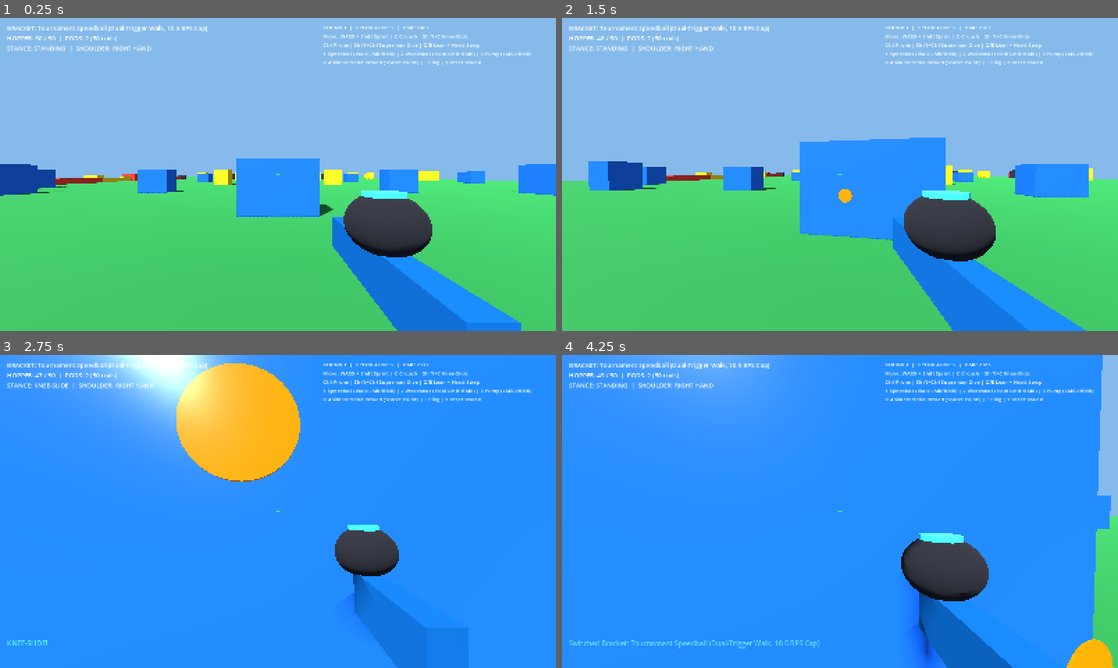
Above: before the commit, frames 1-4 (two rows, left to right).
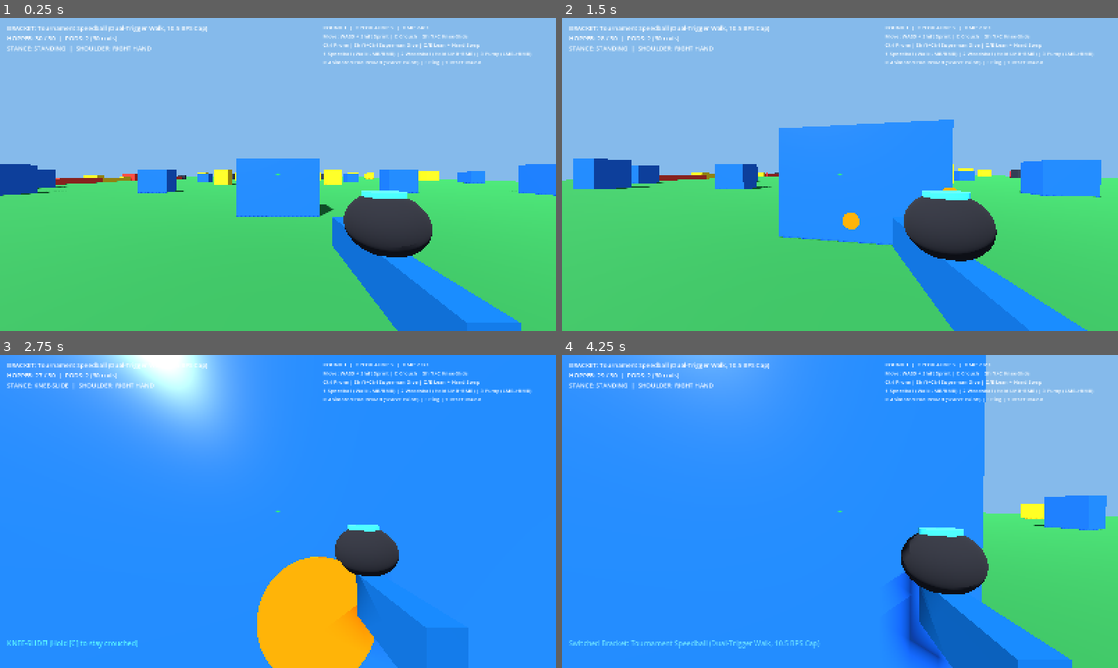
Above: after the commit, the same moments.

Repository: Tylerdoubleu/game_dev_rev0
Game: Godot game, scene res://scenes/maps/speedball_arena_01/speedball_arena_01.tscn
The game is run twice, just before and just after one commit, with the same random seed, the same clock (stepped at 60 frames per second) and the same inputs.
Inputs (mouse positions are in pixels of both pictures, inside the frame that each line leads up to):
- Up to frame 1 (0.25 s): no input
- Up to frame 2 (1.5 s): tap Enter at 0.5 s; move the mouse to (867, 174) at 0.52 s; hold C (crouch_slide) 0.53-1.28 s; hold W (move_forward) from 0.53 s (still down); click (867, 174) at 0.67 s; tap Ctrl (prone_dive) at 0.8, 1.35 s; move the mouse to (812, 174) at 1.27 s; click (812, 174) at 1.42 s
- Up to frame 3 (2.75 s): keep holding W (move_forward); tap Shift (sprint) at 1.55 s; move the mouse to (289, 505) at 2.02 s; hold Shift (sprint) from 2.03 s (still down); click (289, 505) at 2.17 s; tap C (crouch_slide) at 2.3 s
- Up to frame 4 (4.25 s): keep holding W (move_forward); move the mouse to (834, 517) at 2.77 s; release Shift (sprint) at 2.78 s; tap 3 (bracket_pump) at 2.85 s; click (834, 517) at 2.92 s; tap Ctrl (prone_dive) at 3.05 s; move the mouse to (878, 514) at 3.52 s; hold 1 (bracket_speedball) from 3.53 s (still down); click (878, 514) at 3.67 s; tap Shift (sprint) at 3.8 s

The runs differ from the first frame. In frame 1, less than 0.1% of the frame differs, in the area x 6-17%, y 6-7%; in frame 2, 5.7%; in frame 3, 13%; in frame 4, 20%, in the area x 6-100%, y 0-100%.

Commit message:
Make crouch (C) and prone (Ctrl) hold-only with post-slide/dive hold check, and reduce ammo capacities by 40%

Diff:
--- a/scripts/autoload/gear_rule_enforcer.gd
+++ b/scripts/autoload/gear_rule_enforcer.gd
@@ -1,6 +1,6 @@
 extends Node
 
-## Enforces map-locked horizontal gear brackets (Speedball, Woodsball, Pump) with scarce paint counts (PB-07).
+## Enforces map-locked horizontal gear brackets (Speedball, Woodsball, Pump) with 40% reduced scarce paint counts.
 ## TODO(PB-06 / Issue #6): Load bracket definitions from .tres files in res://data/brackets/ and validate custom player loadouts.
 
 const GearBracketDataScript = preload("res://scripts/resources/gear_bracket_data.gd")
@@ -20,9 +20,9 @@
 	speedball.display_name = "Tournament Speedball (Dual-Trigger Walk, 10.5 BPS Cap)"
 	speedball.trigger_mode = GearBracketDataScript.TriggerMode.RAMP_10_5
 	speedball.max_bps = 10.5
-	speedball.hopper_capacity = 50
+	speedball.hopper_capacity = 30
 	speedball.pod_count = 2
-	speedball.pod_capacity = 50
+	speedball.pod_capacity = 30
 	speedball.muzzle_fps = 290.0
 	brackets["speedball"] = speedball
 
@@ -31,9 +31,9 @@
 	woodsball.display_name = "Tactical Woodsball (1-Pull: Hold LMB+RMB Together)"
 	woodsball.trigger_mode = GearBracketDataScript.TriggerMode.SEMI_ONE_PULL
 	woodsball.max_bps = 6.5
-	woodsball.hopper_capacity = 30
+	woodsball.hopper_capacity = 18
 	woodsball.pod_count = 2
-	woodsball.pod_capacity = 30
+	woodsball.pod_capacity = 18
 	woodsball.muzzle_fps = 285.0
 	brackets["woodsball"] = woodsball
 
@@ -42,9 +42,9 @@
 	pump.display_name = "Stock & Pump Classic (LMB Shoot -> RMB Rack)"
 	pump.trigger_mode = GearBracketDataScript.TriggerMode.PUMP_MANUAL
 	pump.max_bps = 2.5
-	pump.hopper_capacity = 10
+	pump.hopper_capacity = 6
 	pump.pod_count = 3
-	pump.pod_capacity = 10
+	pump.pod_capacity = 6
 	pump.muzzle_fps = 280.0
 	brackets["pump"] = pump
 
--- a/scripts/player/player_controller_3d.gd
+++ b/scripts/player/player_controller_3d.gd
@@ -1,11 +1,12 @@
 extends CharacterBody3D
 
-## First-person paintball player controller for v0.1.1-playtest.
+## First-person paintball player controller for v0.1.
 ## Features:
 ## - Speedball: Separate LMB & RMB triggers (walk the trigger!) capped at 10.5 BPS total
 ## - Woodsball (1-Pull): Enforce holding BOTH LMB + RMB together to pull the heavy mechanical trigger
 ## - Pump: LMB fires, RMB racks the pump handle
-## - Stances: Standing, Crouch (C), Knee-Slide (Shift+C), Prone (Ctrl), Superman Dive (Shift+Ctrl)
+## - Stances (Hold-only): Hold C for Crouch, Shift+C for Knee-Slide (stays crouched after slide only if C is held);
+##   Hold Ctrl for Prone, Shift+Ctrl for Superman Dive (stays prone after dive only if Ctrl is held).
 ## - Head/marker bobbing when moving + 3D Pod pour animation on reload (R)
 
 const GearBracketDataScript = preload("res://scripts/resources/gear_bracket_data.gd")
@@ -61,8 +62,8 @@
 var slide_dir: Vector3 = Vector3.ZERO
 var bob_time: float = 0.0
 
-var hopper_paint: int = 40
-var pods_remaining: int = 3
+var hopper_paint: int = 30
+var pods_remaining: int = 2
 var is_reloading_pod: bool = false
 var reload_timer: float = 0.0
 var reload_duration: float = 2.1
@@ -124,7 +125,6 @@
 	hopper_mesh.material_override = hopper_mat
 	marker_rig.add_child(hopper_mesh)
 
-	# Hopper flip lid (opens during pod reload)
 	hopper_lid_mesh = MeshInstance3D.new()
 	var lid_cyl := CylinderMesh.new()
 	lid_cyl.top_radius = 0.045
@@ -137,7 +137,6 @@
 	hopper_lid_mesh.material_override = lid_mat
 	marker_rig.add_child(hopper_lid_mesh)
 
-	# 3D Pod Viewmodel for reload animation
 	pod_rig = Node3D.new()
 	pod_rig.name = "PodReloadRig"
 	pod_rig.position = Vector3(-0.22, -0.35, -0.1)
@@ -156,7 +155,6 @@
 	pod_body.material_override = pod_mat
 	pod_rig.add_child(pod_body)
 
-	# Paintball stream pouring out of pod into hopper
 	pod_stream_mesh = MeshInstance3D.new()
 	var stream_cyl := CylinderMesh.new()
 	stream_cyl.top_radius = 0.022
@@ -216,7 +214,6 @@
 	elif event.is_action_pressed("reset_round"):
 		GameManager.reset_round()
 
-	# Firing triggers (Speedball dual-trigger walk, Woodsball LMB+RMB simultaneous pull, Pump LMB->RMB)
 	if event.is_action_pressed("fire_primary"):
 		_handle_trigger_press(false)
 	elif event.is_action_pressed("fire_secondary_walk"):
@@ -225,7 +222,6 @@
 func _physics_process(delta: float) -> void:
 	time_since_last_shot += delta
 
-	# Reset Woodsball 1-pull latch once either mouse button is released
 	if woodsball_trigger_latched:
 		if not (Input.is_action_pressed("fire_primary") and Input.is_action_pressed("fire_secondary_walk")):
 			woodsball_trigger_latched = false
@@ -233,6 +229,13 @@
 	_update_movement_and_stance(delta)
 	_update_lean_bob_and_viewmodel(delta)
 	_update_pod_reload(delta)
+
+func _resolve_held_stance() -> Stance:
+	if Input.is_action_pressed("prone_dive"):
+		return Stance.PRONE
+	elif Input.is_action_pressed("crouch_slide"):
+		return Stance.CROUCHING
+	return Stance.STANDING
 
 func _update_movement_and_stance(delta: float) -> void:
 	var input_vec := Vector2(
@@ -242,55 +245,59 @@
 
 	var move_dir := (transform.basis * Vector3(input_vec.x, 0.0, input_vec.y)).normalized()
 	var shift_held := Input.is_action_pressed("sprint")
-	var wants_sprint := shift_held and input_vec.y < -0.1 and slide_timer <= 0.0 and dive_timer <= 0.0
-
-	# C: Sprint + C -> Knee-Slide, otherwise toggle Crouch
-	if Input.is_action_just_pressed("crouch_slide"):
-		if shift_held and slide_timer <= 0.0 and dive_timer <= 0.0:
-			slide_timer = SLIDE_DURATION
-			slide_dir = move_dir if move_dir.length() > 0.1 else -transform.basis.z.normalized()
-			stance = Stance.CROUCHING
-			status_banner_sent.emit("KNEE-SLIDE!", Color(0.35, 0.95, 1.0))
-			if is_reloading_pod:
-				_spill_active_pod("Knee-slide interrupted reload — pod spilled!")
-		else:
-			if stance == Stance.CROUCHING:
-				stance = Stance.STANDING
-			else:
-				stance = Stance.CROUCHING
+	var crouch_held := Input.is_action_pressed("crouch_slide")
+	var prone_held := Input.is_action_pressed("prone_dive")
+
+	# Trigger Knee-Slide on Shift + C press
+	if Input.is_action_just_pressed("crouch_slide") and shift_held and slide_timer <= 0.0 and dive_timer <= 0.0:
+		slide_timer = SLIDE_DURATION
+		slide_dir = move_dir if move_dir.length() > 0.1 else -transform.basis.z.normalized()
+		stance = Stance.CROUCHING
+		status_banner_sent.emit("KNEE-SLIDE! (Hold [C] to stay crouched)", Color(0.35, 0.95, 1.0))
+		if is_reloading_pod:
+			_spill_active_pod("Knee-slide interrupted reload — pod spilled!")
 		_emit_hud()
 
-	# Ctrl: Shift + Ctrl -> Superman Dive into Prone, otherwise toggle Prone
-	if Input.is_action_just_pressed("prone_dive"):
-		if shift_held and dive_timer <= 0.0 and slide_timer <= 0.0:
-			dive_timer = DIVE_DURATION
-			slide_dir = move_dir if move_dir.length() > 0.1 else -transform.basis.z.normalized()
-			stance = Stance.PRONE
-			status_banner_sent.emit("SUPERMAN DIVE INTO PRONE!", Color(1.0, 0.82, 0.25))
-			if is_reloading_pod:
-				_spill_active_pod("Superman dive interrupted reload — pod spilled!")
-		else:
-			if stance == Stance.PRONE:
-				stance = Stance.STANDING
-			else:
-				stance = Stance.PRONE
+	# Trigger Superman Dive on Shift + Ctrl press
+	if Input.is_action_just_pressed("prone_dive") and shift_held and dive_timer <= 0.0 and slide_timer <= 0.0:
+		dive_timer = DIVE_DURATION
+		slide_dir = move_dir if move_dir.length() > 0.1 else -transform.basis.z.normalized()
+		stance = Stance.PRONE
+		status_banner_sent.emit("SUPERMAN DIVE! (Hold [Ctrl] to stay prone)", Color(1.0, 0.82, 0.25))
+		if is_reloading_pod:
+			_spill_active_pod("Superman dive interrupted reload — pod spilled!")
 		_emit_hud()
 
-	# Pressing Sprint while Crouched or Prone stands the player up to sprint
-	if wants_sprint and stance != Stance.STANDING:
-		stance = Stance.STANDING
-		_emit_hud()
+	# Update active slide / dive timers, and check held keys when complete
+	if dive_timer > 0.0:
+		dive_timer -= delta
+		if dive_timer <= 0.0:
+			dive_timer = 0.0
+			stance = _resolve_held_stance()
+			_emit_hud()
+	elif slide_timer > 0.0:
+		slide_timer -= delta
+		if slide_timer <= 0.0:
+			slide_timer = 0.0
+			stance = _resolve_held_stance()
+			_emit_hud()
+	else:
+		# Pure hold-to-crouch (C) and hold-to-prone (Ctrl) when not sliding/diving
+		var prev_stance := stance
+		stance = _resolve_held_stance()
+		if stance != prev_stance:
+			_emit_hud()
+
+	var wants_sprint := shift_held and input_vec.y < -0.1 and slide_timer <= 0.0 and dive_timer <= 0.0 and not crouch_held and not prone_held
 
 	if wants_sprint and is_reloading_pod:
 		_spill_active_pod("Sprint interrupted reload — pod spilled!")
 
 	if dive_timer > 0.0:
-		dive_timer -= delta
 		var dive_factor: float = clamp(dive_timer / DIVE_DURATION, 0.15, 1.0)
 		velocity.x = slide_dir.x * DIVE_INITIAL_SPEED * dive_factor
 		velocity.z = slide_dir.z * DIVE_INITIAL_SPEED * dive_factor
 	elif slide_timer > 0.0:
-		slide_timer -= delta
 		var slide_factor: float = clamp(slide_timer / SLIDE_DURATION, 0.2, 1.0)
 		velocity.x = slide_dir.x * SLIDE_INITIAL_SPEED * slide_factor
 		velocity.z = slide_dir.z * SLIDE_INITIAL_SPEED * slide_factor
@@ -323,7 +330,6 @@
 
 	current_lean = lerp(current_lean, target_lean, min(1.0, delta * 12.0))
 
-	# Base camera height per stance / slide / dive
 	var base_height: float = HEIGHT_STANDING
 	var target_fov: float = BASE_FOV
 	var slide_roll_deg: float = 0.0
@@ -342,7 +348,6 @@
 	elif stance == Stance.PRONE:
 		base_height = HEIGHT_PRONE
 
-	# Up-and-down view & marker bobbing when moving on ground
 	var horiz_speed: float = Vector2(velocity.x, velocity.z).length()
 	var bob_y: float = 0.0
 	var bob_x: float = 0.0
@@ -361,7 +366,6 @@
 	camera.rotation.x = clamp(pitch + dive_pitch_offset, deg_to_rad(-85.0), deg_to_rad(85.0))
 	camera.rotation.z = deg_to_rad(-current_lean * LEAN_ROLL_DEG + slide_roll_deg)
 
-	# Marker viewmodel + Pod reload animation
 	var hand_sign: float = -1.0 if is_left_handed else 1.0
 	var target_hand_x: float = 0.24 * hand_sign + bob_x * 0.35
 	var reload_dip_y: float = -0.29 if is_reloading_pod else (-0.22 + bob_y * 0.45)
@@ -375,7 +379,6 @@
 		pod_rig.visible = true
 		hopper_lid_mesh.rotation.z = deg_to_rad(110.0 * hand_sign)
 		hopper_lid_mesh.position.x = -0.05 * hand_sign
-		# Animate pod rising from pack (0..0.25), pouring with shake (0.25..0.85), and dropping away (0.85..1.0)
 		var shake_y: float = sin(pct * 45.0) * 0.015 if (pct > 0.2 and pct < 0.88) else 0.0
 		pod_rig.position = Vector3(-0.04 * hand_sign, 0.34 + shake_y, 0.04)
 		pod_rig.rotation = Vector3(deg_to_rad(15.0), 0.0, deg_to_rad(-148.0 * hand_sign))
@@ -393,12 +396,10 @@
 	if bracket == null:
 		return
 
-	# 1. Speedball Mode: LMB and RMB are two separate triggers (walk the trigger!) capped at 10.5 BPS
 	if bracket.trigger_mode == GearBracketDataScript.TriggerMode.RAMP_10_5:
 		_fire_single_paintball(bracket)
 		return
 
-	# 2. Woodsball Mode (1-Pull): Enforce holding/pressing BOTH LMB and RMB together
 	if bracket.trigger_mode == GearBracketDataScript.TriggerMode.SEMI_ONE_PULL:
 		var both_held := Input.is_action_pressed("fire_primary") and Input.is_action_pressed("fire_secondary_walk")
 		if not both_held:
@@ -410,7 +411,6 @@
 		_fire_single_paintball(bracket)
 		return
 
-	# 3. Pump Mode: LMB shoots, RMB racks the pump handle
 	if bracket.trigger_mode == GearBracketDataScript.TriggerMode.PUMP_MANUAL:
 		if is_secondary_trigger:
 			pump_racked = true
@@ -435,7 +435,6 @@
 	if bracket.trigger_mode == GearBracketDataScript.TriggerMode.PUMP_MANUAL:
 		pump_racked = false
 
-	# Slight recoil kick on marker viewmodel
 	marker_rig.position.z = -0.39
 
 	var spread_rad := deg_to_rad(0.75 + (1.3 if velocity.length() > 3.0 else 0.0))
@@ -502,7 +501,6 @@
 		var dir := (forward_dir * 0.4 + scatter).normalized()
 		PaintBallistics.spawn_paintball(origin, dir, 32.0, self, Color(1.0, 0.72, 0.1))
 
-
 func _ping_crosshair_target() -> void:
 	var space_state: PhysicsDirectSpaceState3D = get_world_3d().direct_space_state
 	var from_pos := camera.global_position
@@ -523,9 +521,9 @@
 		return "KNEE-SLIDE"
 	match stance:
 		Stance.CROUCHING:
-			return "CROUCH [C]"
+			return "CROUCH (Holding [C])"
 		Stance.PRONE:
-			return "PRONE [Ctrl]"
+			return "PRONE (Holding [Ctrl])"
 		_:
 			return "STANDING"
 
@@ -534,7 +532,7 @@
 	hud_state_changed.emit({
 		"bracket_name": bracket.display_name if bracket else "",
 		"hopper": hopper_paint,
-		"hopper_max": bracket.hopper_capacity if bracket else 40,
+		"hopper_max": bracket.hopper_capacity if bracket else 30,
 		"pods": pods_remaining,
 		"pod_cap": bracket.pod_capacity if bracket else 30,
 		"hand": "LEFT HAND" if is_left_handed else "RIGHT HAND",
--- a/scripts/systems/smoke_test_runner.gd
+++ b/scripts/systems/smoke_test_runner.gd
@@ -1,7 +1,7 @@
 extends SceneTree
 
 func _initialize() -> void:
-	print("=== Running Paintball Prototype v0.1.1-playtest Headless Verification ===")
+	print("=== Running Paintball Prototype v0.1.2-playtest Headless Verification ===")
 	var packed := load("res://scenes/maps/speedball_arena_01/speedball_arena_01.tscn") as PackedScene
 	assert(packed != null, "Failed to load speedball_arena_01.tscn")
 	var arena := packed.instantiate()
@@ -15,15 +15,15 @@
 	assert(enforcer != null and ballistics != null and gm != null, "Missing autoload singletons")
 
 	enforcer.set_active_bracket("woodsball")
-	assert(enforcer.active_bracket.hopper_capacity == 30, "Woodsball scarce hopper should be 30")
+	assert(enforcer.active_bracket.hopper_capacity == 18, "Woodsball 40%-reduced hopper should be 18")
 	enforcer.set_active_bracket("pump")
-	assert(enforcer.active_bracket.hopper_capacity == 10, "Pump scarce hopper should be 10")
+	assert(enforcer.active_bracket.hopper_capacity == 6, "Pump 40%-reduced hopper should be 6")
 	enforcer.set_active_bracket("speedball")
-	assert(enforcer.active_bracket.hopper_capacity == 50, "Speedball scarce hopper should be 50")
+	assert(enforcer.active_bracket.hopper_capacity == 30, "Speedball 40%-reduced hopper should be 30")
 
 	ballistics.spawn_paintball(Vector3(0, 1.5, 10), Vector3(0, 0, -1), 290.0, null)
 	assert(ballistics.projectiles.size() == 1, "Paintball should be spawned in PaintBallistics")
 
-	print("=== All Prototype v0.1.1-playtest Smoke Checks PASSED ===")
+	print("=== All Prototype v0.1.2-playtest Smoke Checks PASSED ===")
 	quit(0)
 	return true
